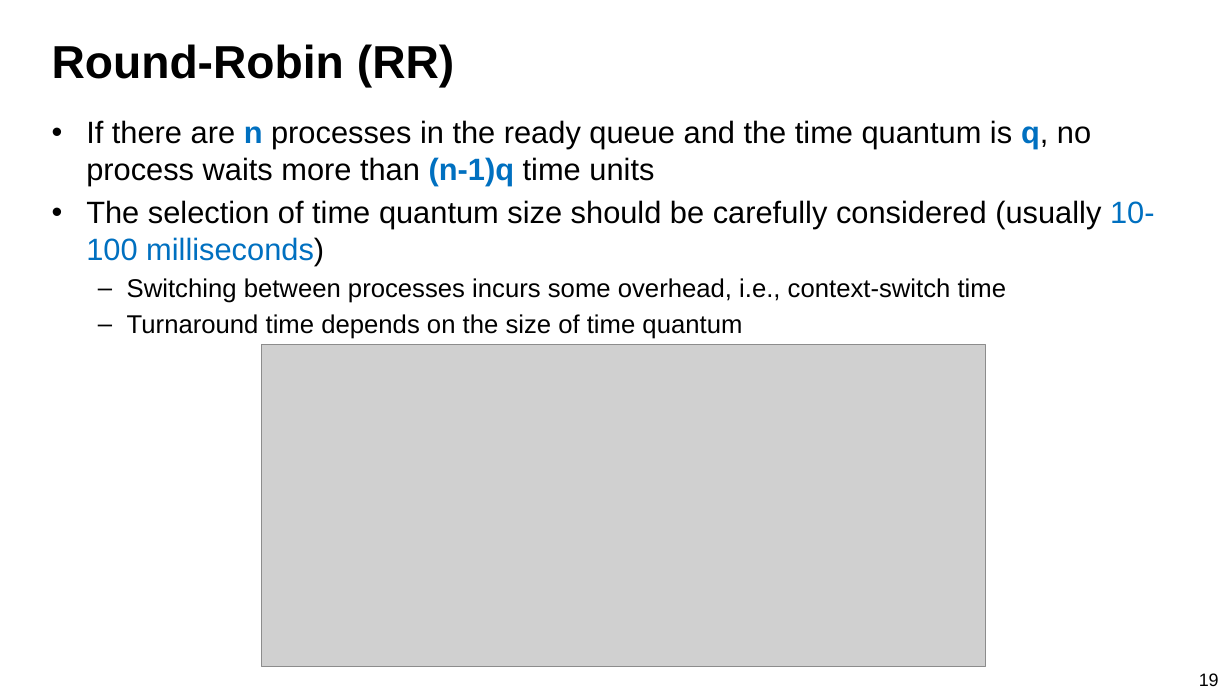
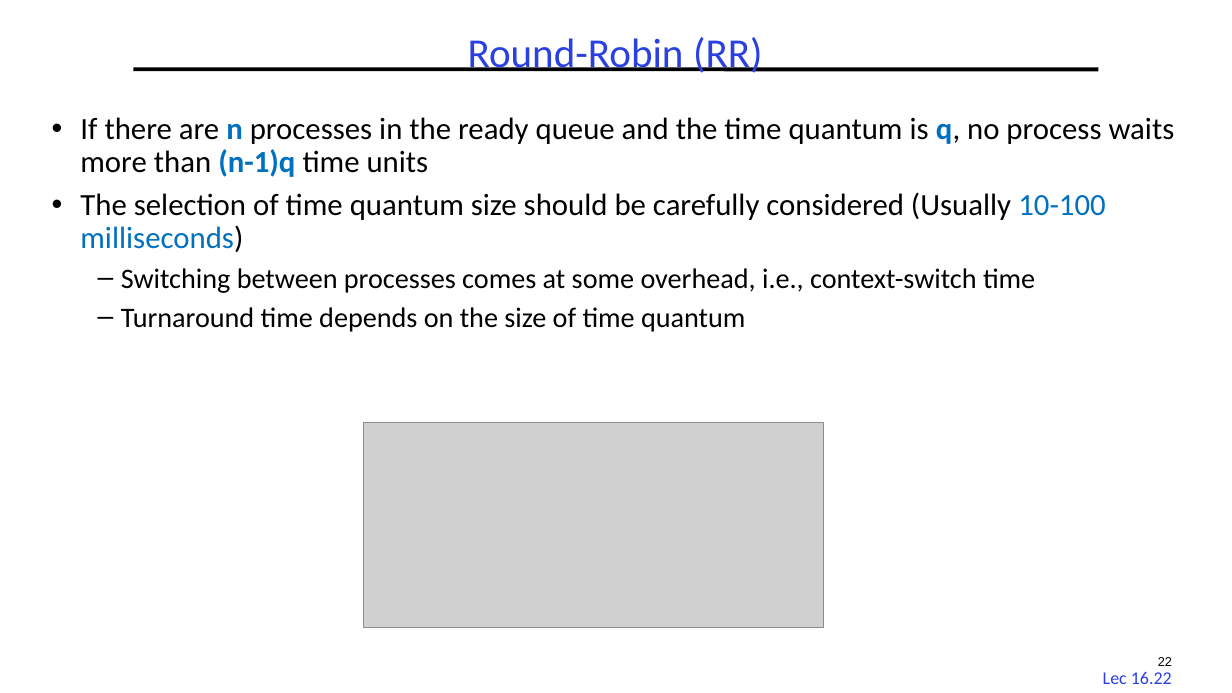
Before and after one commit to guhofstra/CSC256Fa25, a slide deck: slide 22 of PPTs/L3 Scheduling.pptx (slide 19 before the commit). Drawn at 1232x693 pixels with LibreOffice and Linux fonts; fonts in the diff are those of the drawing; grey boxes stand for pictures. Boxes give left, top, right and bottom in pixels: in the first picture for what was removed or moved away, otherwise in the second. Text is boxed around its words. In the diff, an @@ line names an element or a change of style, - is before the commit and + after.

```diff
--- a/PPTs/L3 Scheduling.pptx
+++ b/PPTs/L3 Scheduling.pptx
@@ title "Round-Robin (RR)" at bbox=[468, 37, 762, 73]: size 36 to 32 pt, font Arial to Calibri, text colour #000000 to #2A40E2, bold off; alignment left to centre; line spacing 1 to 0.9 @@
@@ line added from (133, 69) to (1099, 69), #000000 3 pt @@
@@ text at bbox=[80, 117, 1175, 332]: font Arial to Calibri in "If there are n processes in the ...", "Turnaround time depends on the size of ..."; size 20 to 22 pt in "Turnaround time depends on the size of ..."; indent changed; line spacing 1 to 0.9; more space between paragraphs @@
@@ text at bbox=[80, 192, 1105, 293]: text changed; font Arial to Calibri @@
-• The selection of time quantum size should be carefully considered (usually 10-100 milliseconds)
-  – Switching between processes incurs some overhead, i.e., context-switch time
+• The selection of time quantum size should be carefully considered (Usually 10-100 milliseconds)
+  – Switching between processes comes at some overhead, i.e., context-switch time
@@ picture removed at bbox=[262, 345, 985, 666] @@
@@ picture added at bbox=[363, 423, 824, 628] @@
@@ page number added at bbox=[1158, 657, 1172, 666], 10 pt, text #000000 @@
+22
@@ page number added at bbox=[1103, 672, 1172, 684], 14 pt, text #2A40E2 @@
+Lec 16.22
@@ page number removed at bbox=[1199, 673, 1219, 686] @@
-19
```
Also in this commit, not shown: 41 other slides changed, 3 slides added, 13 other files.
